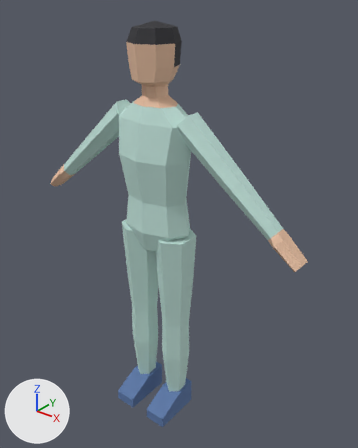
Renders of the FBX model Assets/Character/Patient_Male/Patient_Male.fbx from each side of a commit.
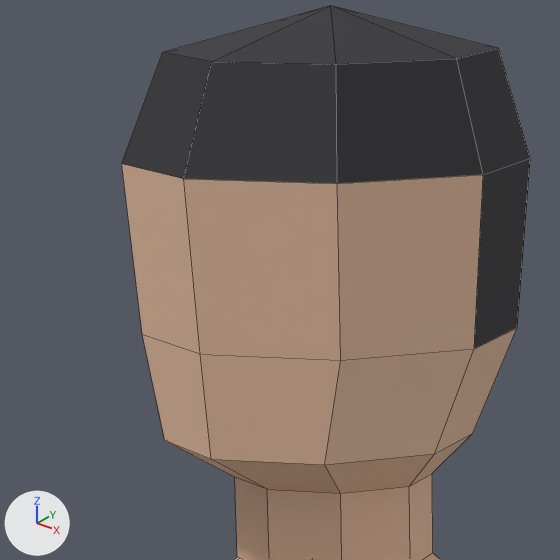
Old and new are each drawn whole from a camera (50 mm lens) standing at (1.303, -1.48, 1.944) and looking at (0.065, 0.068, 0.984) and again close up on the part from 31% to 52% of the width and 4% to 21% of the height. Every picture has the same lights, and +X, +Y and +Z are marked at lower left. The first two pictures are the older version. The close-ups show mesh edges as thin lines.

The older version as bpy lines, for what is in view:
```python
me_patient_male = bpy.data.meshes.new('Patient_Male')
me_patient_male.from_pydata(...)  # 249 vertices, 228 faces; spans x -0.7..0.7, y -0.17..0.11, z 0.0..1.82
# faces by material slot: [70, 62, 60, 22, 14]
me_patient_male.materials.append(mat_patient_male_bottom)  # pale green #bfdfd7
me_patient_male.materials.append(mat_patient_male_top)  # pale green #bfdfd7
me_patient_male.materials.append(mat_patient_male_skin)  # beige #e7bfa2
me_patient_male.materials.append(mat_patient_male_hair)  # dark grey #2c2c30
me_patient_male.materials.append(mat_patient_male_shoes)  # blue #5976a6
ob_patient_male = bpy.data.objects.new('Patient_Male', me_patient_male)
ob_patient_male.location = (0.0, 0.0, 0.0)
```
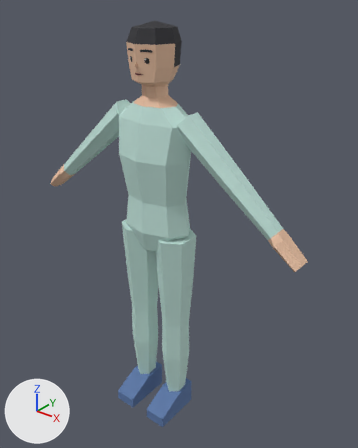
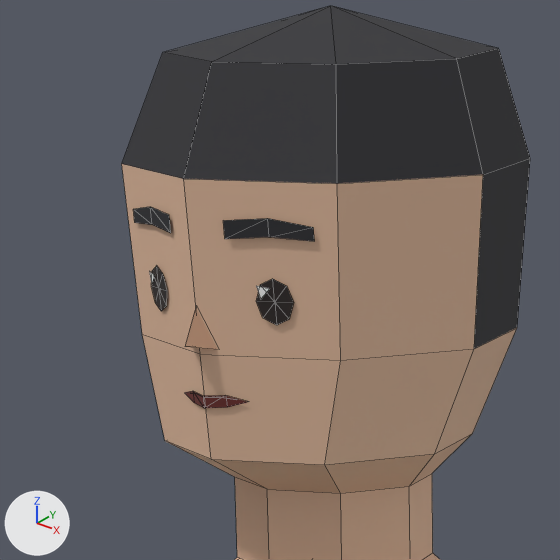
Changed parts and their boxes [x1, y1, x2, y2] in the close-ups (560 x 560 px):
part 1 of me_patient_male, added
    after: [133, 207, 314, 408]

What the commit changed:
Picture 'FacePalette.png' (img_facepalette_png) is new.
Material 'Patient_Male_Face' (mat_patient_male_face) is new.
Its texture is img_facepalette_png.
Its roughness is 0.55.
me_patient_male is used by ob_patient_male; location (0.0, 0.0, 0.0).
me_patient_male had 249 vertices, 228 faces and spanned x -0.7..0.7, y -0.17..0.11, z 0.0..1.82.
me_patient_male now has 329 vertices, 289 faces and spans x -0.7..0.7, y -0.17..0.11, z 0.0..1.82.
Part 1, on me_patient_male:
80 vertices are added at x -0.06..0.06, y -0.11..-0.08, z 1.64..1.73.
53 new faces join them, mat_patient_male_face (picture img_facepalette_png).
8 new faces join them, mat_patient_male_hair (dark grey #2c2c30).
me_patient_male gains material mat_patient_male_face (picture img_facepalette_png).
